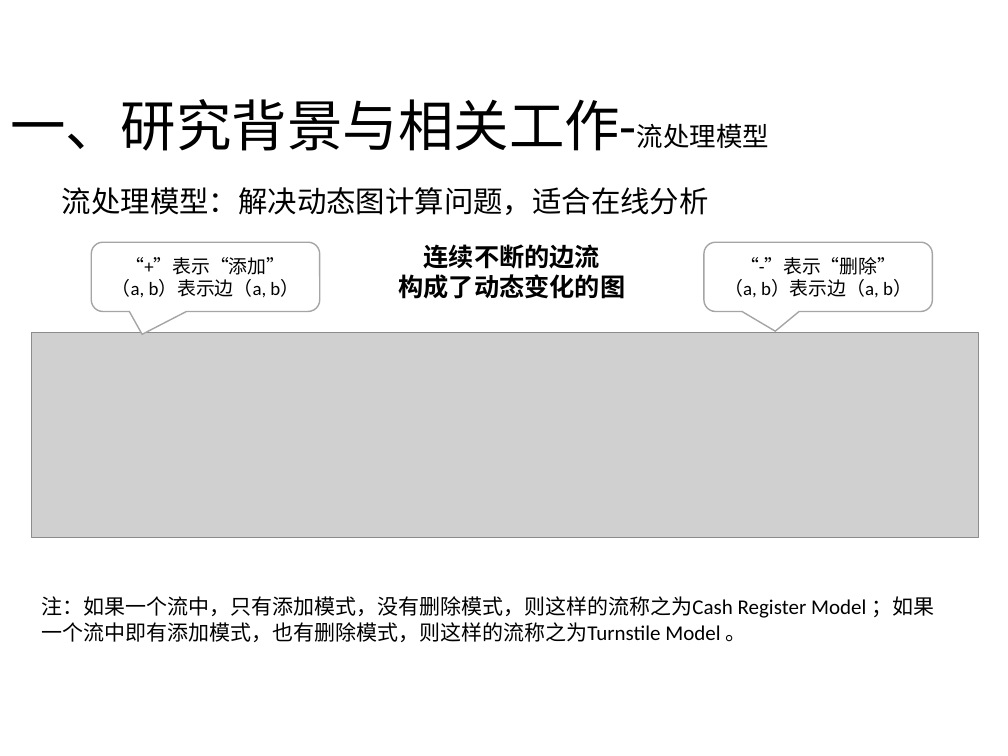
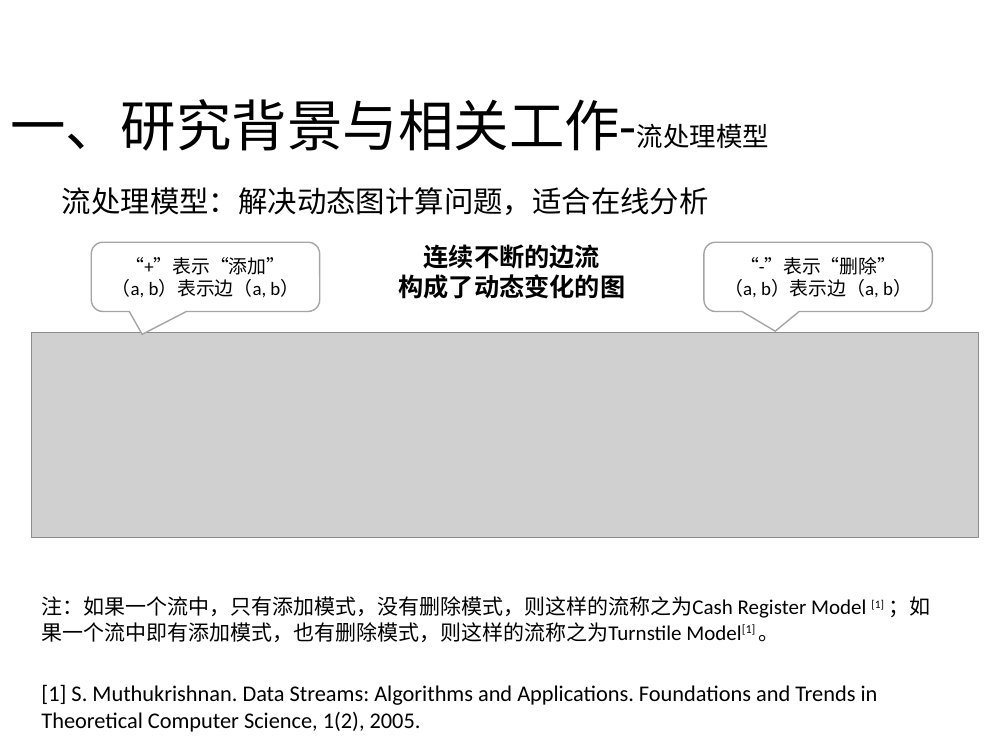
Before and after one commit to DuanSky22/GraduationThesis, a slide deck: slide 6 of 最终答辩/PPT/论文答辩-段世凯-v2.0.pptx. Drawn at 1008x756 pixels with LibreOffice and Linux fonts; fonts in the diff are those of the drawing; grey boxes stand for pictures. Boxes give left, top, right and bottom in pixels: in the first picture for what was removed or moved away, otherwise in the second. Text is boxed around its words. In the diff, an @@ line names an element or a change of style, - is before the commit and + after.

```diff
--- a/最终答辩/PPT/论文答辩-段世凯-v2.0.pptx
+++ b/最终答辩/PPT/论文答辩-段世凯-v2.0.pptx
@@ text at bbox=[41, 596, 931, 642]: text changed @@
-注：如果一个流中，只有添加模式，没有删除模式，则这样的流称之为Cash Register Model ；如果一个流中即有添加模式，也有删除模式，则这样的流称之为Turnstile Model 。
+注：如果一个流中，只有添加模式，没有删除模式，则这样的流称之为Cash Register Model [1] ；如果一个流中即有添加模式，也有删除模式，则这样的流称之为Turnstile Model[1] 。
@@ text added at bbox=[41, 684, 878, 732], 16 pt, text #000000 @@
+[1] S. Muthukrishnan. Data Streams: Algorithms and Applications. Foundations and Trends in Theoretical Computer Science, 1(2), 2005.
```
Also in this commit, not shown: 6 other slides changed, 28 other files.
